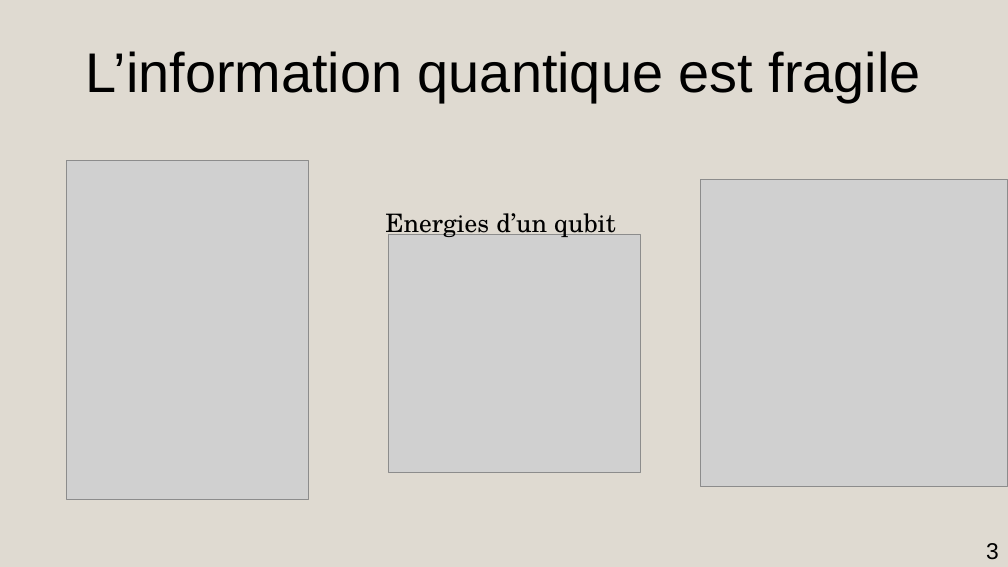
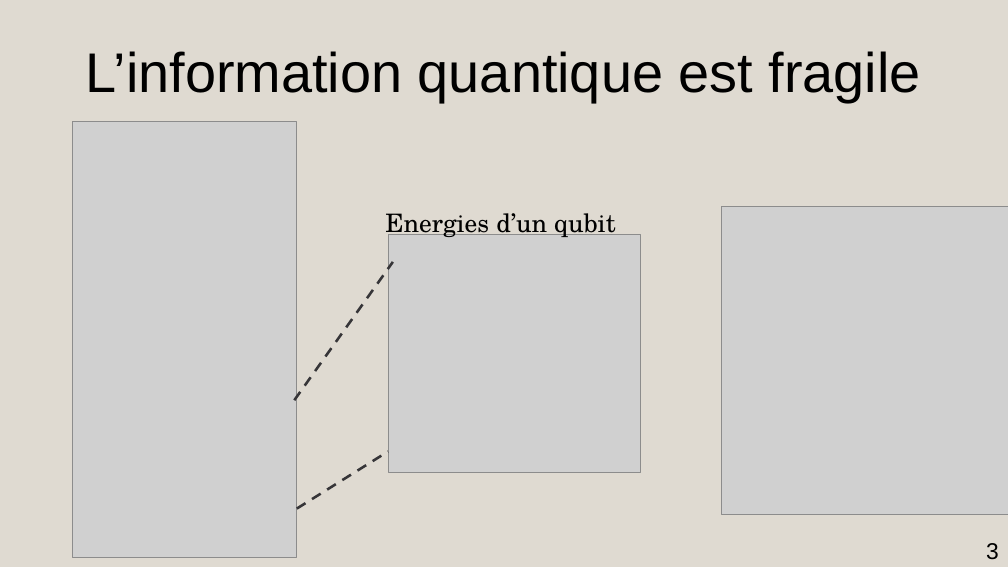
Before and after one commit to AmdaU/presentations, a slide deck: slide 3 of Seminaire/Seminaire.odp. Drawn at 1008x567 pixels with LibreOffice and Linux fonts; fonts in the diff are those of the drawing; grey boxes stand for pictures. Boxes give left, top, right and bottom in pixels: in the first picture for what was removed or moved away, otherwise in the second. Text is boxed around its words. In the diff, an @@ line names an element or a change of style, - is before the commit and + after.

```diff
--- a/Seminaire/Seminaire.odp
+++ b/Seminaire/Seminaire.odp
@@ picture: place and size @@
-picture at bbox=[67, 160, 308, 499]
+picture at bbox=[72, 122, 297, 558]
@@ picture: place and size @@
-picture at bbox=[701, 179, 1008, 487]
+picture at bbox=[722, 207, 1008, 514]
@@ line added from (295, 401) to (393, 262), #363538 2.01 pt dashed @@
@@ line added from (297, 509) to (388, 452), #363538 2.01 pt dashed @@
```
Also in this commit, not shown: 3 other slides changed, 4 slides added, 42 other files.
